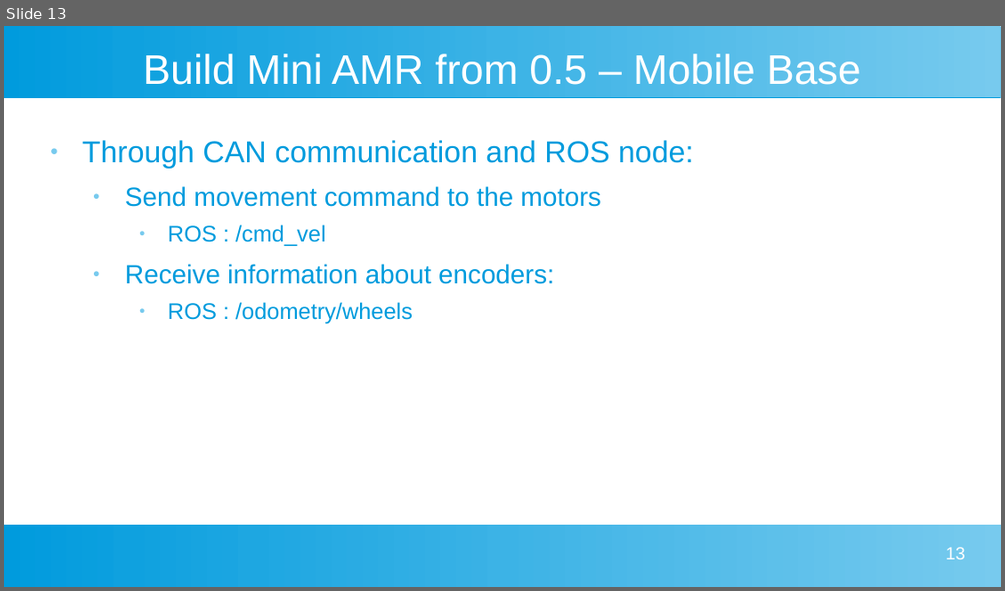
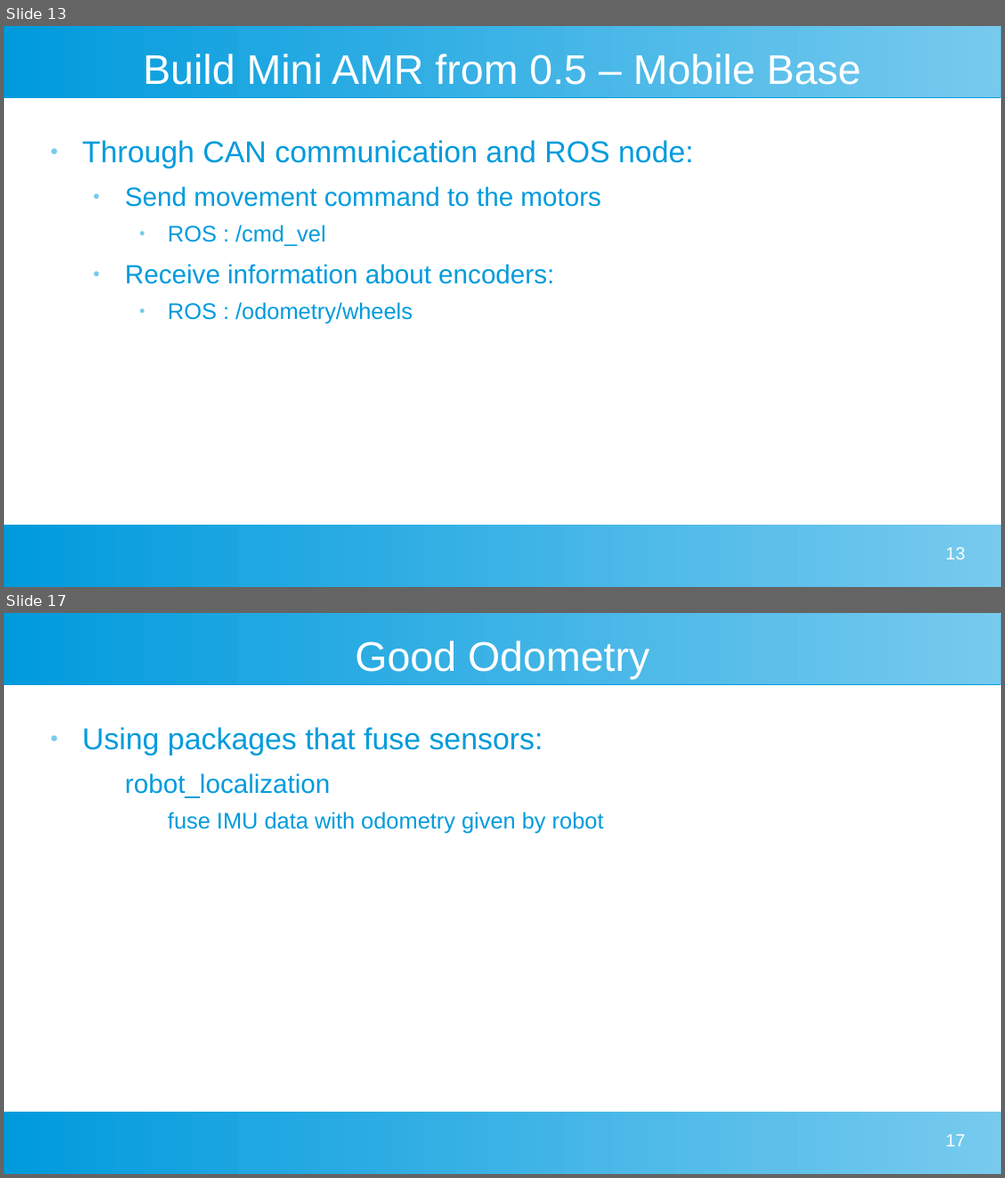
Before and after one commit to michbelle/tesi_mag_testo, a slide deck: PPT/long/tesi_ppt.odp. Shown one above the other, each under a label of ours: slide 13 before the commit, slides 13 and 17 after it; the slides between them are not shown. The pictures are 1005x591 and 1005x1178 pixels, drawn with LibreOffice and Linux fonts; fonts in the diff are those of the drawing. Boxes give left, top, right and bottom in pixels: in the first picture for what was removed or moved away, otherwise in the second. Text is boxed around its words. In the diff, an @@ line names an element or a change of style, - is before the commit and + after.

```diff
--- a/PPT/long/tesi_ppt.odp
+++ b/PPT/long/tesi_ppt.odp
@@ slide 17 added at [4, 613, 1001, 1174], background #FFFFFF; not listed: 2 template elements that a slide beside it also shows @@
@@ title added at [355, 641, 649, 679], 33 pt, text #FFFFFF @@
+Good Odometry
@@ text added at [82, 727, 604, 834], 18 pt, text #009BDD @@
+● Using packages that fuse sensors:
+  robot_localization
+    fuse IMU data with odometry given by robot
@@ page number added at [946, 1134, 965, 1146], 14 pt, text #FFFFFF @@
+17
```
Also in this commit, not shown: 3 slides changed, 1 other slide added.
